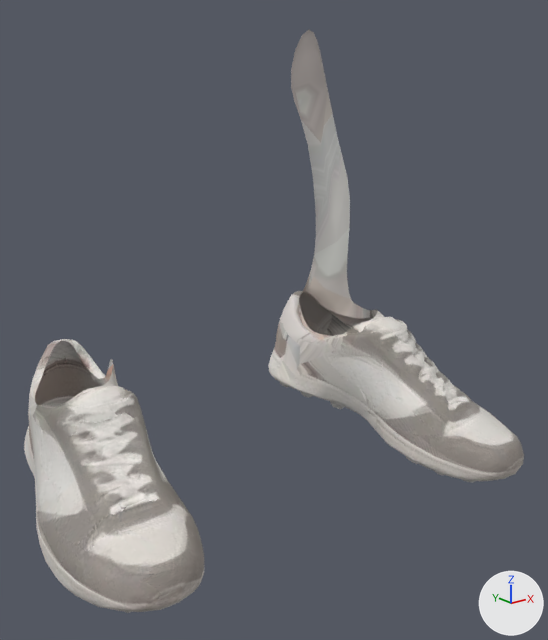
The glTF model public/assets/characters/wear/trainers.glb as it was, and as the next commit left it.
Both versions are drawn from a 50 mm lens placed at (-0.469, -0.624, 0.345), pointed at (0.005, -0.032, 0.108). The axes (+X, +Y, +Z) are drawn at lower right. The lights are the same throughout. The older version comes first. Vertices at exactly the same position are counted once.

Names of what the first picture shows: 'wear'.
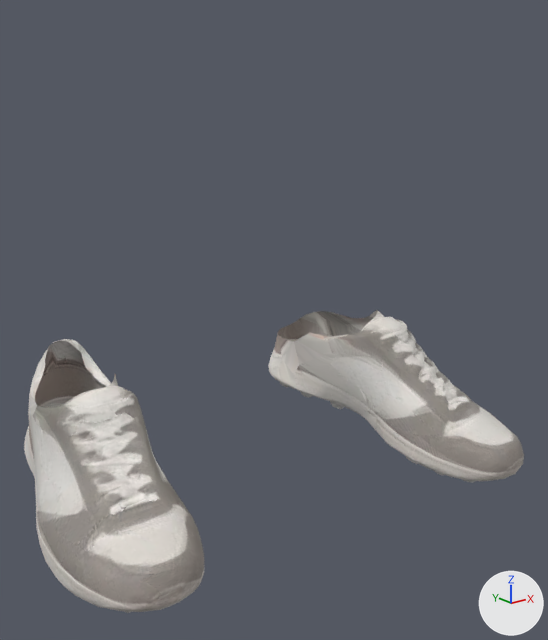
The edits, one by one:
me_wear is used by ob_wear; location (0.0, 0.0, 0.0).
me_wear had 2745 vertices, 5364 faces and spanned x -0.262..0.267, y -0.209..0.189, z -0.086..0.406.
me_wear now has 2497 vertices, 4874 faces and spans x -0.262..0.267, y -0.209..0.189, z -0.086..0.08.
me_wear part 1: 3 vertices moved from x 0.138..0.193, y -0.019..0.044, z 0.046..0.077 to x 0.137..0.193, y -0.02..0.043, z 0.045..0.077; 262 vertices removed from x 0.118..0.215, y -0.019..0.131, z 0.027..0.406; 48 vertices added at x 0.119..0.212, y -0.019..0.129, z 0.029..0.071.
me_wear part 2: 6 vertices moved from x -0.212..-0.134, y 0.028..0.151, z 0.032..0.07 to x -0.212..-0.134, y 0.027..0.152, z 0.032..0.07; 75 vertices removed from x -0.214..-0.129, y 0.028..0.159, z 0.034..0.07; 41 vertices added at x -0.213..-0.134, y 0.027..0.156, z 0.033..0.07.
me_wear part 3: 169 kept faces spanning x -0.216..0.221, y -0.036..0.179, z -0.026..0.074 get new vertex colours; the middle colour goes from white #ffffff to white #f9f9f9.

Where the change shows, as pixel boxes (x1, y1, x2, y2) in the pictures (548 x 640 px; the box of a moved part takes in the faces that stretch with it):
'wear', reshaped (48% shorter)
    before: (24, 30, 524, 613)
    after: (24, 310, 524, 613)
part 1 of me_wear, cut back
    before: (276, 30, 378, 365)
    after: (276, 310, 378, 365)
part 2 of me_wear, moved or reshaped
    both: (30, 339, 118, 416)
part 3 of me_wear, edited (looks the same)
    both: (31, 318, 371, 411)
